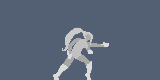
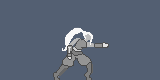
Layer changes from the first 160x80 image to the second:
painted on "Right Arm #0" over [67, 38, 81, 60]
painted on "Right Leg #0" over [53, 51, 87, 80]
painted on "Left Leg #0" over [64, 54, 94, 80]
painted on "Left Arm #0" over [86, 42, 109, 54]
moved "Body #0" below "Left Arm #0", painted on it over [62, 28, 109, 64]
hid group "1" (5 layers) over [53, 28, 109, 80]
painted on "Right Arm #1" over [67, 38, 91, 60]
painted on "Right Leg #1" over [53, 51, 87, 80]
painted on "Left Leg #1" over [64, 54, 94, 80]
painted on "Left Arm #1" over [85, 42, 93, 54]
moved "Body #1" below "Left Arm #1", painted on it over [62, 28, 109, 64]
